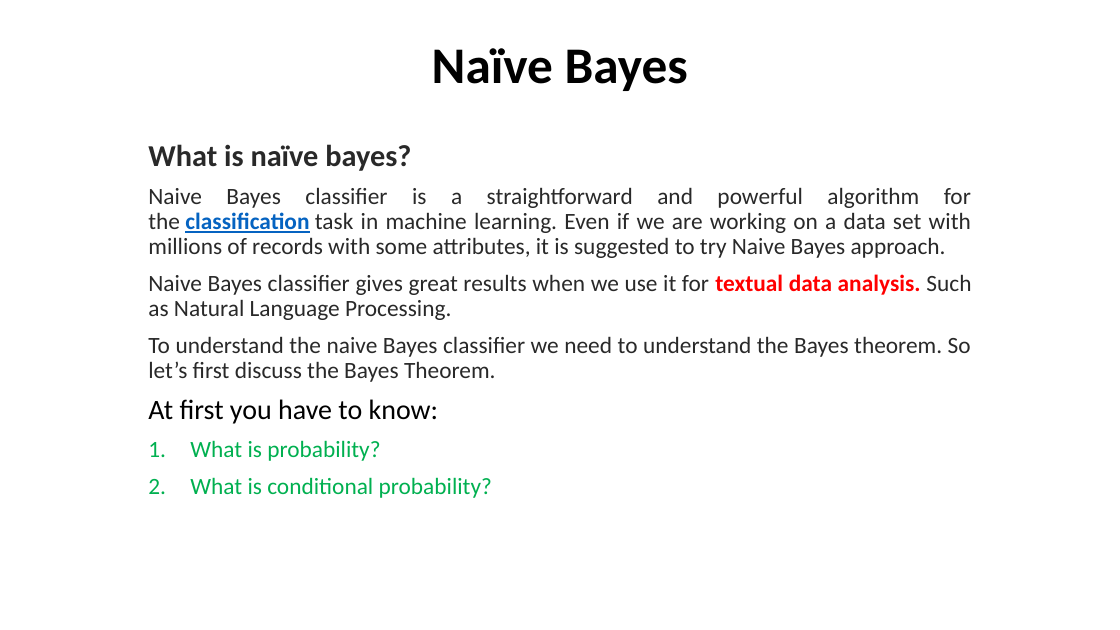
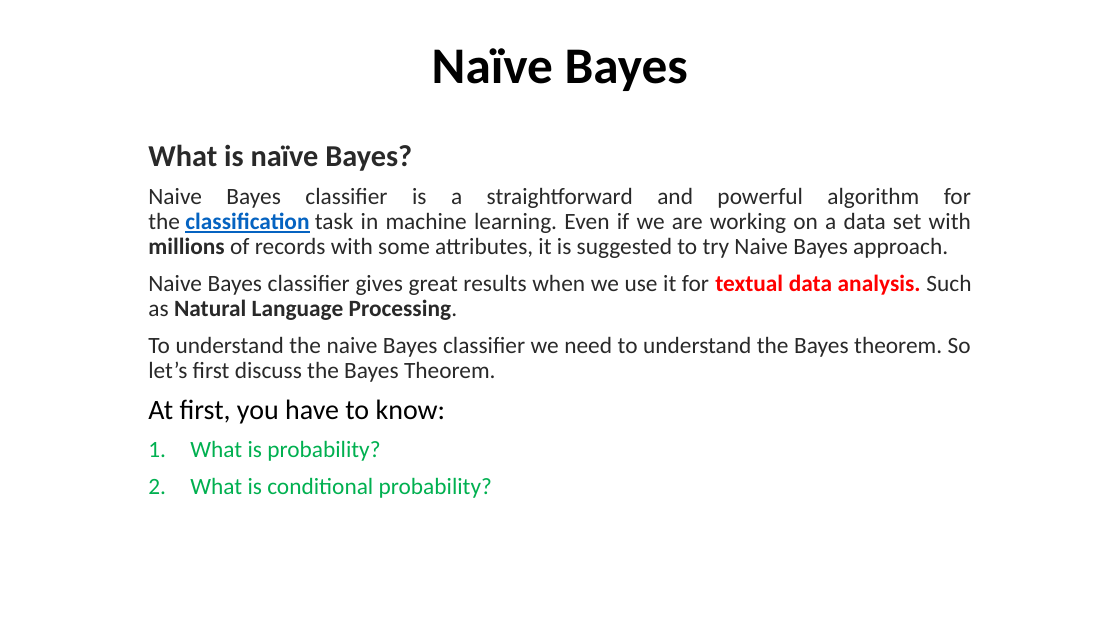
Before and after one commit to alaminbhuyan/ML_DL_AI_Files, a slide deck: slide 1 of ML Algorithm/Classification/Naive Bayes.pptx. Drawn at 1120x630 pixels with LibreOffice and Linux fonts; fonts in the diff are those of the drawing. Boxes give left, top, right and bottom in pixels: in the first picture for what was removed or moved away, otherwise in the second. Text is boxed around its words. In the diff, an @@ line names an element or a change of style, - is before the commit and + after.

Commit message:
change on Naive bayes

```diff
--- a/ML Algorithm/Classification/Naive Bayes.pptx
+++ b/ML Algorithm/Classification/Naive Bayes.pptx
@@ subtitle at [148, 144, 412, 171]: text changed @@
-What is naïve bayes?
+What is naïve Bayes?
@@ subtitle at [148, 187, 971, 320]: bold on in "millions", "Natural Language Processing." @@
@@ subtitle at [148, 399, 446, 424]: text changed @@
-At first you have to know:
+At first, you have to know:
```
Also in this commit, not shown: 4 other slides changed.
